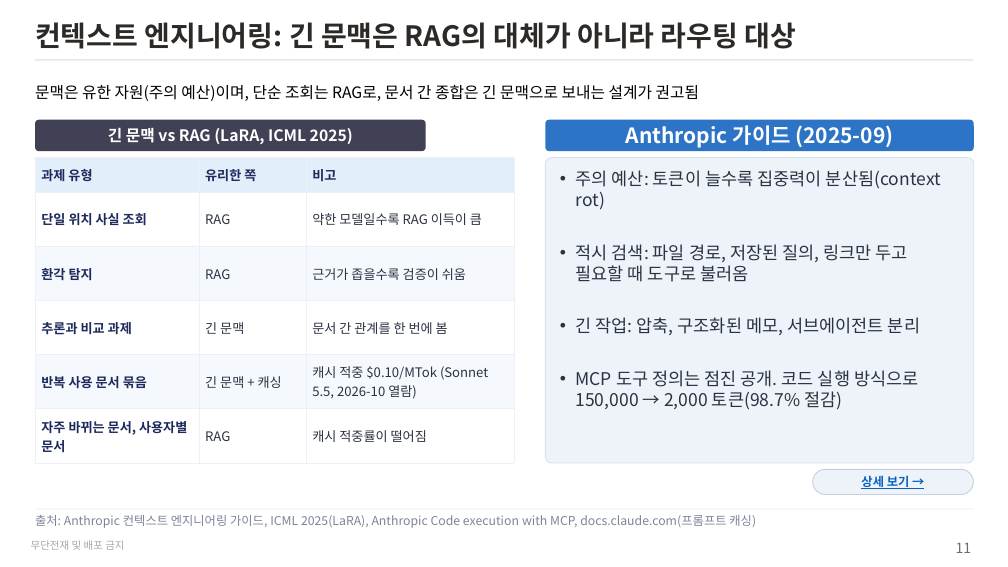
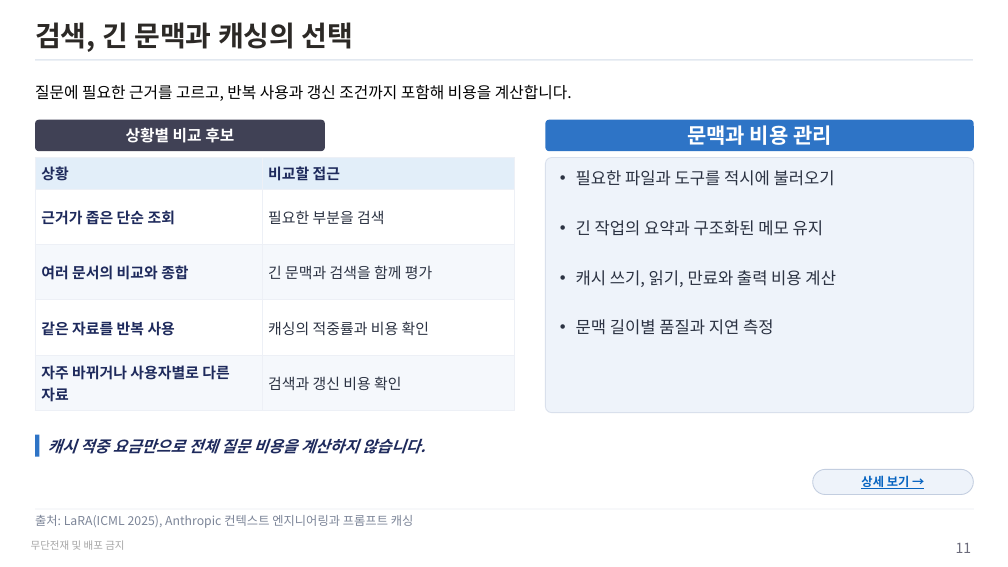
Before and after one commit to unicorn-campus/hybrid-ai, a slide deck: slide 11 of research/rag-trends-2026.pptx. Drawn at 1008x567 pixels with LibreOffice and Linux fonts; fonts in the diff are those of the drawing. Boxes give left, top, right and bottom in pixels: in the first picture for what was removed or moved away, otherwise in the second. Text is boxed around its words. In the diff, an @@ line names an element or a change of style, - is before the commit and + after.

Commit message:
RAG 동향 재검토와 Neo4j 및 Cohere 보완 내용을 PPT에 반영

```diff
--- a/research/rag-trends-2026.pptx
+++ b/research/rag-trends-2026.pptx
@@ title at (x1=35, y1=22, x2=354, y2=52): text changed @@
-컨텍스트 엔지니어링: 긴 문맥은 RAG의 대체가 아니라 라우팅 대상
+검색, 긴 문맥과 캐싱의 선택
@@ text at (x1=35, y1=85, x2=572, y2=101): text changed @@
-문맥은 유한 자원(주의 예산)이며, 단순 조회는 RAG로, 문서 간 종합은 긴 문맥으로 보내는 설계가 권고됨
+질문에 필요한 근거를 고르고, 반복 사용과 갱신 조건까지 포함해 비용을 계산합니다.
@@ rounded rectangle removed at (x1=35, y1=120, x2=426, y2=151) @@
-긴 문맥 vs RAG (LaRA, ICML 2025)
@@ rounded rectangle added at (x1=35, y1=120, x2=325, y2=151), fill #404155, 18 pt, text #FFFFFF, bold @@
+상황별 비교 후보
@@ text at (x1=687, y1=125, x2=832, y2=145): text changed @@
-Anthropic 가이드 (2025-09)
+문맥과 비용 관리
@@ table at (x1=35, y1=158, x2=514, y2=406) @@
-과제 유형 | 유리한 쪽 | 비고
-단일 위치 사실 조회 | RAG | 약한 모델일수록 RAG 이득이 큼
-환각 탐지 | RAG | 근거가 좁을수록 검증이 쉬움
-추론과 비교 과제 | 긴 문맥 | 문서 간 관계를 한 번에 봄
-반복 사용 문서 묶음 | 긴 문맥 + 캐싱 | 캐시 적중 $0.10/MTok (Sonnet 5.5, 2026-10 열람)
-자주 바뀌는 문서, 사용자별 문서 | RAG | 캐시 적중률이 떨어짐
+상황 | 비교할 접근
+근거가 좁은 단순 조회 | 필요한 부분을 검색
+여러 문서의 비교와 종합 | 긴 문맥과 검색을 함께 평가
+같은 자료를 반복 사용 | 캐싱의 적중률과 비용 확인
+자주 바뀌거나 사용자별로 다른 자료 | 검색과 갱신 비용 확인
@@ rounded rectangle removed at (x1=546, y1=158, x2=974, y2=463) @@
-• 주의 예산: 토큰이 늘수록 집중력이 분산됨(context rot)
-• 적시 검색: 파일 경로, 저장된 질의, 링크만 두고 필요할 때 도구로 불러옴
-• 긴 작업: 압축, 구조화된 메모, 서브에이전트 분리
-• MCP 도구 정의는 점진 공개. 코드 실행 방식으로 150,000 → 2,000 토큰(98.7% 절감)
@@ rounded rectangle added at (x1=546, y1=158, x2=974, y2=413), fill #EEF3FA, outline #D9E0EC 1 pt, 19 pt, text #2B3242 @@
+• 필요한 파일과 도구를 적시에 불러오기
+• 긴 작업의 요약과 구조화된 메모 유지
+• 캐시 쓰기, 읽기, 만료와 출력 비용 계산
+• 문맥 길이별 품질과 지연 측정
@@ rectangle added at (x1=35, y1=435, x2=40, y2=457), fill #2E74C6 @@
@@ text added at (x1=48, y1=438, x2=425, y2=454), 18 pt, text #1E2A5C, bold, italic @@
+캐시 적중 요금만으로 전체 질문 비용을 계산하지 않습니다.
@@ text at (x1=35, y1=515, x2=414, y2=528): text changed @@
-출처: Anthropic 컨텍스트 엔지니어링 가이드, ICML 2025(LaRA), Anthropic Code execution with MCP, docs.claude.com(프롬프트 캐싱)
+출처: LaRA(ICML 2025), Anthropic 컨텍스트 엔지니어링과 프롬프트 캐싱
```
Also in this commit, not shown: 12 other slides changed, 1 slide added, 1 slide removed, 2 other files.
